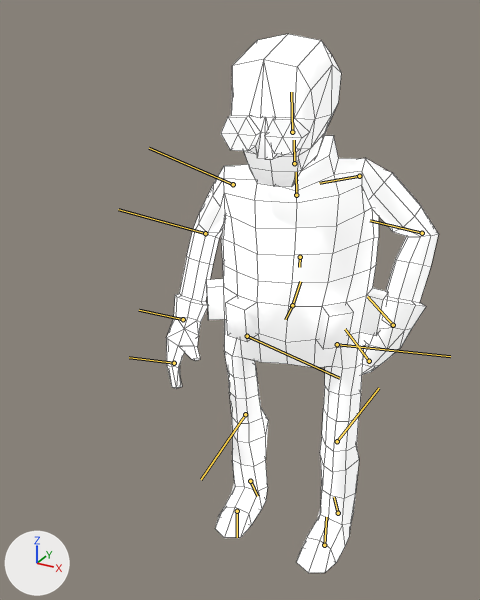
The FBX model Assets/Models/MapScreenThief.fbx as it was, and as the next commit left it.
One viewpoint serves both versions: a camera (50 mm lens) standing at (0.0099, -0.0218, 0.0221) and looking at (-0.0031, 0.0018, 0.0103). The lights are fixed; the arrows at lower left show +X, +Y and +Z. Both versions are drawn at frame 1 of the action 'Take 001'; the numbers are the values there. The bones that bend it are drawn over the model as lines. Mesh edges are drawn as thin lines.

Objects in the first picture: 'Thief_Body'.
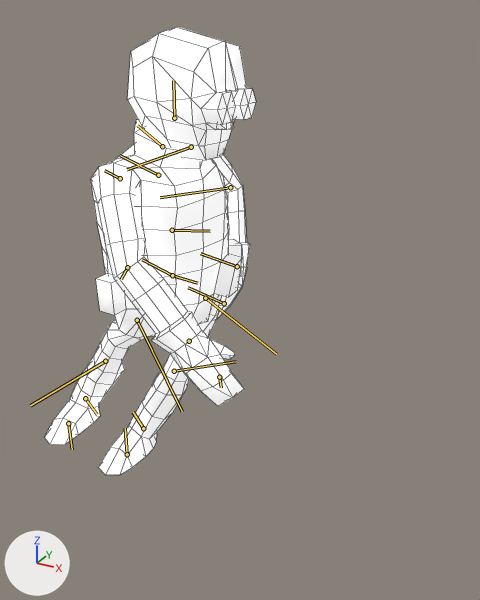
Boxes (x1, y1, x2, y2) around the edits, measured in the pictures (480 x 600 px):
'Thief_Body', posed (23% narrower, 17% shorter)
    before: (166, 34, 439, 573)
    after: (45, 27, 256, 475)
bone 'Root', root to tip
    before: (292, 305) to (293, 304)
    after: (172, 275) to (174, 275)
bone 'UpperBody', root to tip
    before: (292, 305) to (285, 319)
    after: (172, 275) to (197, 283)
bone 'Spine2', root to tip
    before: (296, 195) to (296, 172)
    after: (158, 175) to (120, 155)
bone 'Head', root to tip
    before: (292, 132) to (291, 92)
    after: (174, 118) to (173, 80)
bone 'LeftShoulder', root to tip
    before: (359, 176) to (319, 183)
    after: (191, 147) to (127, 169)
bone 'LeftElbow', root to tip
    before: (422, 233) to (370, 220)
    after: (230, 187) to (160, 197)
bone 'LeftWrist', root to tip
    before: (393, 325) to (367, 296)
    after: (237, 266) to (200, 253)
bone 'RightShoulder', root to tip
    before: (233, 184) to (149, 148)
    after: (120, 178) to (104, 170)
bone 'RightElbow', root to tip
    before: (205, 233) to (118, 209)
    after: (127, 267) to (121, 279)
bone 'RightWrist', root to tip
    before: (183, 319) to (139, 310)
    after: (189, 341) to (188, 343)
bone 'LowerBody', root to tip
    before: (292, 305) to (300, 281)
    after: (172, 275) to (142, 259)
bone 'LeftHip', root to tip
    before: (337, 344) to (450, 356)
    after: (205, 298) to (276, 354)
bone 'LeftKnee', root to tip
    before: (337, 441) to (379, 388)
    after: (174, 371) to (236, 361)
bone 'LeftAnkle', root to tip
    before: (338, 513) to (334, 497)
    after: (143, 428) to (133, 412)
bone 'RightHip', root to tip
    before: (247, 336) to (339, 378)
    after: (137, 320) to (182, 411)
bone 'RightAnkle', root to tip
    before: (250, 481) to (257, 496)
    after: (85, 398) to (97, 414)

What the commit changed:
Bone 'Root' (bone_root) moves from (0.0, 0.0, 0.0) to (0.018, 0.0, 0.578).
Bone 'UpperBody' (bone_upperbody) turns from (17, 2, 0) to (69, 6, 4) degrees about its own x, y and z.
Bone 'Spine2' (bone_spine2) turns from (0, 0, 0) to (10, 3, -6) degrees about its own x, y and z.
Bone 'Head' (bone_head) turns from (13, -21, -7) to (2, 2, -6) degrees about its own x, y and z.
Bone 'LeftShoulder' (bone_leftshoulder) turns from (-71, -7, -21) to (-73, 8, -24) degrees about its own x, y and z.
Bone 'LeftElbow' (bone_leftelbow) turns from (0, 57, -8) to (0, 55, -8) degrees about its own x, y and z.
Bone 'LeftWrist' (bone_leftwrist) turns from (10, 3, -26) to (12, 4, -29) degrees about its own x, y and z.
Bone 'RightShoulder' (bone_rightshoulder) turns from (-14, -36, -29) to (-39, 12, -49) degrees about its own x, y and z.
Bone 'RightElbow' (bone_rightelbow) turns from (0, 47, -7) to (0, 26, -4) degrees about its own x, y and z.
Bone 'RightWrist' (bone_rightwrist) turns from (-1, 14, -7) to (-4, 1, 5) degrees about its own x, y and z.
Bone 'LowerBody' (bone_lowerbody) turns from (17, 0, 0) to (69, 1, 1) degrees about its own x, y and z.
Bone 'LeftHip' (bone_lefthip) turns from (22, -6, -3) to (88, 20, -16) degrees about its own x, y and z.
Bone 'LeftKnee' (bone_leftknee) turns from (0, 0, 4) to (0, 0, -8) degrees about its own x, y and z.
Bone 'LeftAnkle' (bone_leftankle) turns from (-1, 0, -2) to (14, 27, -15) degrees about its own x, y and z.
Bone 'RightHip' (bone_righthip) turns from (-13, 9, -1) to (-74, 41, 7) degrees about its own x, y and z.
Bone 'RightAnkle' (bone_rightankle) turns from (1, -2, 0) to (-31, -26, 8) degrees about its own x, y and z.
